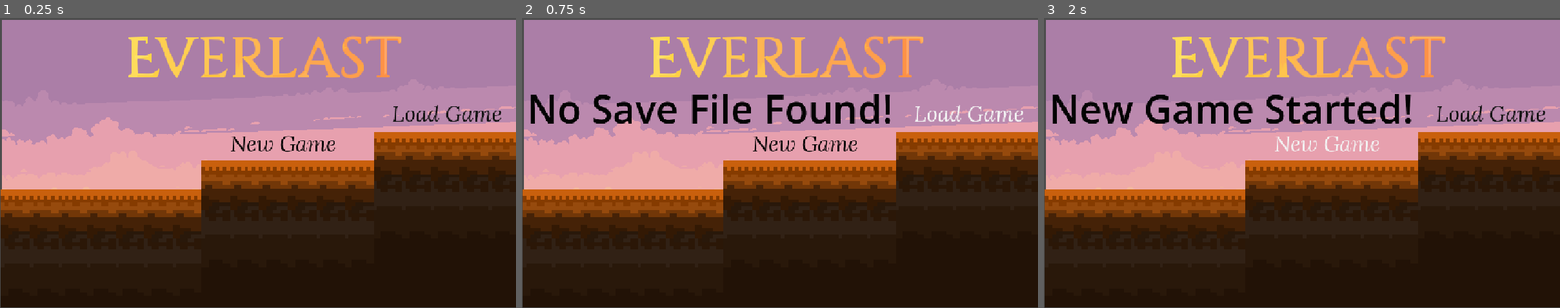
Above: before the commit, frames 1-3 (left to right).
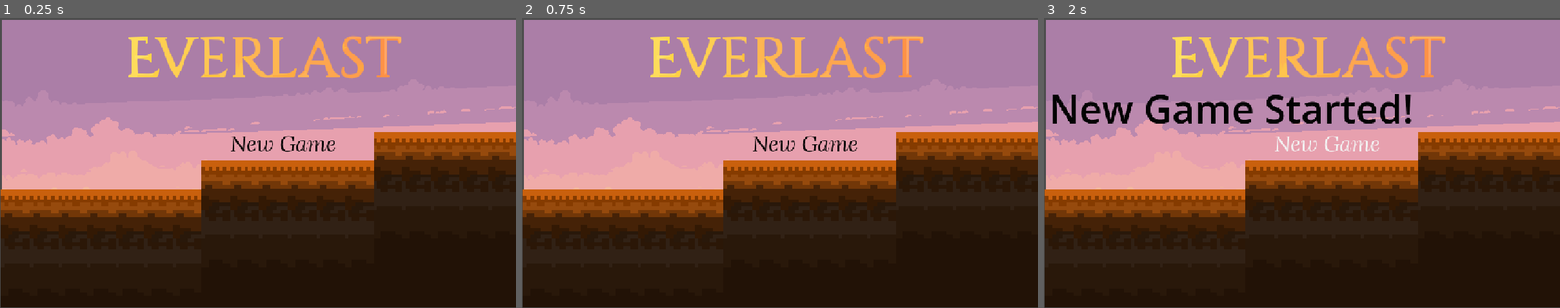
Above: after the commit, the same moments.

Repository: sirtajdev/Everlast
Game: Godot game, scene res://node_2d.tscn
Two runs of this game, one before a commit and one after it. Both use one fixed random seed, a clock stepped at 60 frames per second and the inputs below.
Inputs (mouse positions are in pixels of both pictures, inside the frame that each line leads up to):
- Up to frame 1 (0.25 s): no input
- Up to frame 2 (0.75 s): click (970, 113) at 0.5 s, where only the run before the commit has a clickable "Load Game"
- Up to frame 3 (2 s): click "New Game" at 1.25 s

The runs differ from the first frame. In frame 1, 0.3% of the frame differs, in the area x 76-98%, y 30-36%; in frame 2, 2.9%, in the area x 1-98%, y 26-37%; in frame 3, 0.3%.

Commit message:
saveload

Diff:
--- a/everlast/SaveMgr.gd
+++ b/everlast/SaveMgr.gd
@@ -56,5 +56,5 @@
 	file.store_string(JSON.stringify(save_data))
 	file.close()
 
-	print("New game created and saved!")
+	print("New game created")
 	return save_data
--- a/everlast/node_2d.tscn
+++ b/everlast/node_2d.tscn
@@ -49,17 +49,6 @@
 icon_alignment = 1
 script = ExtResource("3_d21ai")
 
-[node name="LoadButton" type="Button" parent="." unique_id=435040961]
-offset_left = 831.0
-offset_top = 171.0
-offset_right = 1162.0
-offset_bottom = 258.0
-theme_override_colors/font_color = Color(0.072842844, 0.072842546, 0.072842605, 1)
-theme_override_fonts/font = ExtResource("1_epypp")
-theme_override_font_sizes/font_size = 48
-text = "Load Game"
-flat = true
-
 [node name="Camera2D" type="Camera2D" parent="." unique_id=628299196]
 position = Vector2(574, 325)
 
@@ -86,4 +75,3 @@
 theme_override_font_sizes/font_size = 87
 
 [connection signal="pressed" from="NewGameButton" to="." method="_on_new_game_button_pressed"]
-[connection signal="pressed" from="LoadButton" to="." method="_on_load_button_pressed"]
